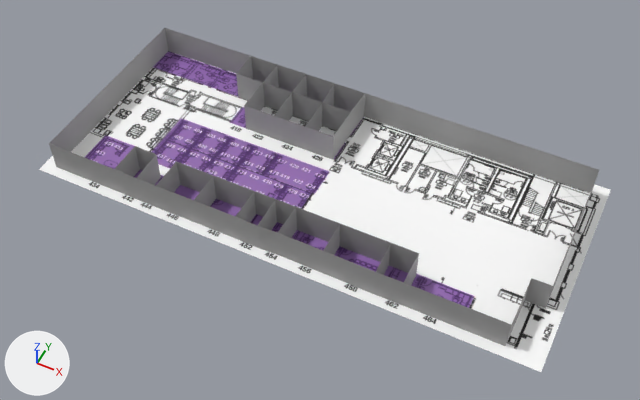
The glTF model public/models/floorplan_4th.glb, before and after one commit.
Both versions are drawn from a 50 mm lens placed at (6.92, -5.58, 8.44), pointed at (3.52, 1.21, -0.05). The lights are fixed; the arrows at lower left show +X, +Y and +Z. The first picture is the older version.

In view in the first picture: 'Plane', 'fouthfloor'.
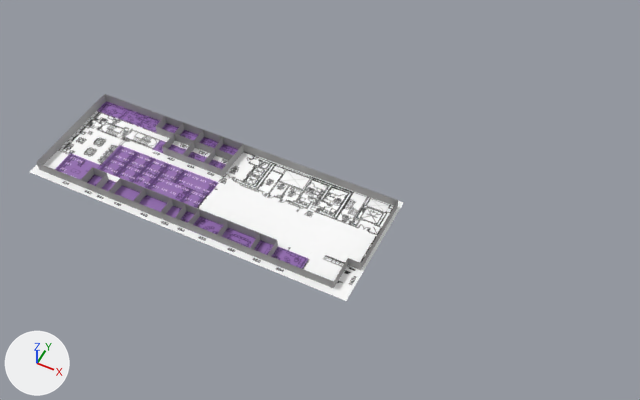
The change in detail:
Object 'fouthfloor' (ob_fouthfloor) moves from (0.0, 0.0, 0.0) to (-0.085, -0.095, 0.0).
Object 'fouthfloor' (ob_fouthfloor) is rescaled from (3.0, 3.0, 3.0) to (2.03, 1.7, 1.0).
Object 'Plane' (ob_plane) moves from (0.175, 0.14, 0.0) to (0.0, 0.0, 0.0).
Object 'Plane' (ob_plane) is rescaled from (0.043, 0.045, 0.045) to (0.0299, 0.025, 0.0142).

Pixel boxes (x1, y1, x2, y2) of what changed, in the pictures (640 x 400 px):
'fouthfloor', moved, rescaled (35% narrower, 38% shorter)
    before: (39, 51, 611, 372)
    after: (30, 101, 403, 301)
'Plane', moved, rescaled (34% narrower, 39% shorter)
    before: (49, 28, 599, 346)
    after: (37, 94, 398, 288)
